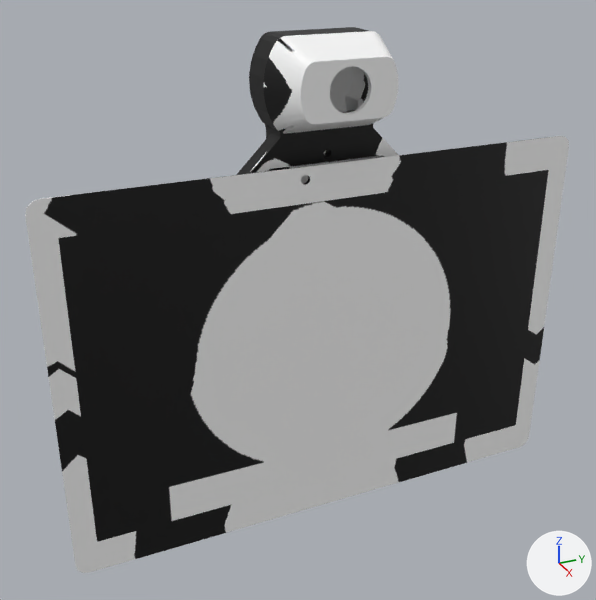
The COLLADA model ros_ws/src/tb_sim/tb_description/meshes/display_link.dae, before and after one commit.
Camera for both pictures: a 50 mm lens placed at (0.327, -0.145, 0.166), pointed at (0.016, -0.006, 0.011). Arrows for +X, +Y and +Z are at lower right; the lights stay in place.

Names of what the first picture shows: 'display_link'.
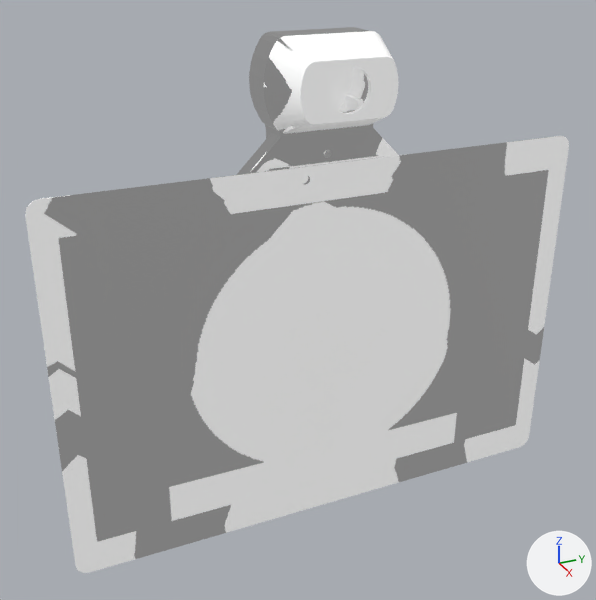
Changed parts and their boxes [x1, y1, x2, y2] in the pictures (596 x 600 px):
'display_link', recoloured, surface changed: [25, 27, 569, 573] in both

Edits to the bpy script that builds the scene:
```text
Change mat_material_002:
    add mat_material_002.emission_strength = 1.0
    add mat_material_002.emission_color = (0.2, 0.2, 0.2)  # grey #7c7c7c
```
